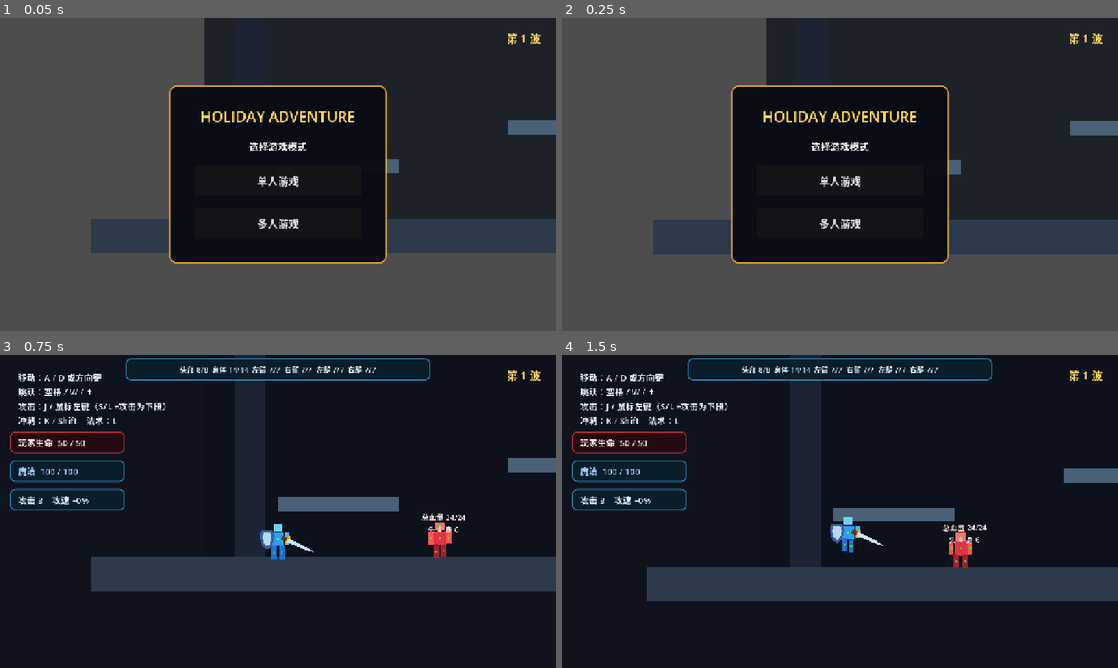
Above: before the commit, frames 1-4 (two rows, left to right).
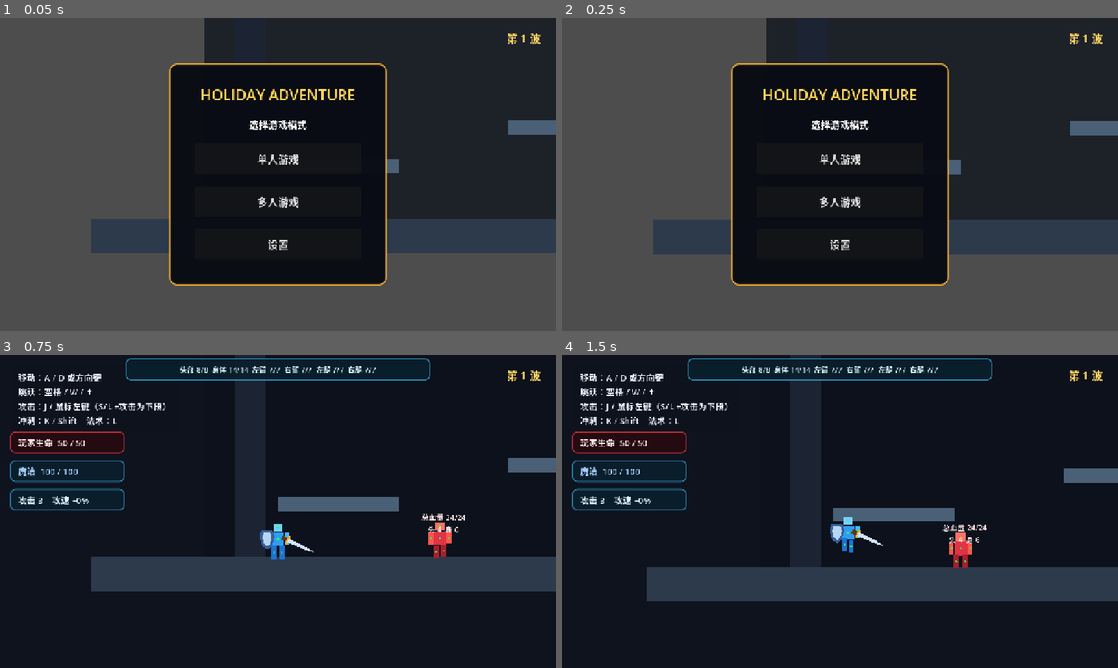
Above: after the commit, the same moments.

Repository: gaoyiyankami/holidaygame
Game: Godot game, scene res://scenes/main/main.tscn
The game is run twice, just before and just after one commit, with the same random seed, the same clock (stepped at 60 frames per second) and the same inputs.
Inputs:
- Up to frame 1 (0.05 s): no input
- Up to frame 2 (0.25 s): no input
- Up to frame 3 (0.75 s): click "单人游戏" at 0.5 s
- Up to frame 4 (1.5 s): hold D (move_right) from 1.28 s (still down); tap Space (jump) at 1.35 s

The runs differ from the first frame. In frame 1, 6.2% of the frame differs, in the area x 30-70%, y 14-86%; in frame 2, 6.2%; in frame 3, nothing differs; in frame 4, nothing differs.

Commit message:
Make regeneration clock reliable and add display settings

Diff:
--- a/scenes/main/main.tscn
+++ b/scenes/main/main.tscn
@@ -431,9 +431,9 @@
 
 [node name="StartMenu" type="PanelContainer" parent="UI"]
 offset_left = 390.0
-offset_top = 155.0
+offset_top = 105.0
 offset_right = 890.0
-offset_bottom = 565.0
+offset_bottom = 615.0
 theme_override_styles/panel = SubResource("StyleBox_upgrade")
 
 [node name="Margin" type="MarginContainer" parent="UI/StartMenu"]
@@ -465,6 +465,65 @@
 custom_minimum_size = Vector2(0, 70)
 text = "多人游戏"
 theme_override_font_sizes/font_size = 24
+
+[node name="SettingsButton" type="Button" parent="UI/StartMenu/Margin/VBox"]
+custom_minimum_size = Vector2(0, 70)
+text = "设置"
+theme_override_font_sizes/font_size = 24
+
+[node name="SettingsPanel" type="PanelContainer" parent="UI"]
+visible = false
+offset_left = 365.0
+offset_top = 120.0
+offset_right = 915.0
+offset_bottom = 600.0
+theme_override_styles/panel = SubResource("StyleBox_upgrade")
+
+[node name="Margin" type="MarginContainer" parent="UI/SettingsPanel"]
+theme_override_constants/margin_left = 45
+theme_override_constants/margin_top = 35
+theme_override_constants/margin_right = 45
+theme_override_constants/margin_bottom = 35
+
+[node name="VBox" type="VBoxContainer" parent="UI/SettingsPanel/Margin"]
+theme_override_constants/separation = 24
+
+[node name="Title" type="Label" parent="UI/SettingsPanel/Margin/VBox"]
+text = "显示设置"
+horizontal_alignment = 1
+theme_override_font_sizes/font_size = 32
+
+[node name="ResolutionRow" type="HBoxContainer" parent="UI/SettingsPanel/Margin/VBox"]
+
+[node name="Label" type="Label" parent="UI/SettingsPanel/Margin/VBox/ResolutionRow"]
+text = "分辨率"
+custom_minimum_size = Vector2(110, 50)
+
+[node name="ResolutionSelect" type="OptionButton" parent="UI/SettingsPanel/Margin/VBox/ResolutionRow"]
+size_flags_horizontal = 3
+custom_minimum_size = Vector2(0, 50)
+
+[node name="RefreshRow" type="HBoxContainer" parent="UI/SettingsPanel/Margin/VBox"]
+
+[node name="Label" type="Label" parent="UI/SettingsPanel/Margin/VBox/RefreshRow"]
+text = "刷新率"
+custom_minimum_size = Vector2(110, 50)
+
+[node name="RefreshSelect" type="OptionButton" parent="UI/SettingsPanel/Margin/VBox/RefreshRow"]
+size_flags_horizontal = 3
+custom_minimum_size = Vector2(0, 50)
+
+[node name="Status" type="Label" parent="UI/SettingsPanel/Margin/VBox"]
+text = "刷新率选项会设置游戏帧率上限"
+horizontal_alignment = 1
+
+[node name="ApplyButton" type="Button" parent="UI/SettingsPanel/Margin/VBox"]
+custom_minimum_size = Vector2(0, 60)
+text = "应用设置"
+
+[node name="BackButton" type="Button" parent="UI/SettingsPanel/Margin/VBox"]
+custom_minimum_size = Vector2(0, 55)
+text = "返回主菜单"
 
 [node name="StatusLabel" type="Label" parent="UI"]
 visible = false
--- a/scripts/main/main.gd
+++ b/scripts/main/main.gd
@@ -76,6 +76,12 @@
 @onready var _back_button: Button = $UI/NetworkPanel/VBox/BackButton
 @onready var _pvp_score_label: Label = $UI/PvPScoreLabel
 @onready var _map_select: OptionButton = $UI/NetworkPanel/VBox/MapRow/MapSelect
+@onready var _settings_button: Button = $UI/StartMenu/Margin/VBox/SettingsButton
+@onready var _settings_panel: PanelContainer = $UI/SettingsPanel
+@onready var _resolution_select: OptionButton = $UI/SettingsPanel/Margin/VBox/ResolutionRow/ResolutionSelect
+@onready var _refresh_select: OptionButton = $UI/SettingsPanel/Margin/VBox/RefreshRow/RefreshSelect
+@onready var _apply_settings_button: Button = $UI/SettingsPanel/Margin/VBox/ApplyButton
+@onready var _settings_back_button: Button = $UI/SettingsPanel/Margin/VBox/BackButton
 
 
 func _ready() -> void:
@@ -90,12 +96,22 @@
 	_health_button.pressed.connect(_choose_upgrade.bind(2))
 	_single_button.pressed.connect(_start_single_player)
 	_multi_button.pressed.connect(_show_multiplayer_menu)
+	_settings_button.pressed.connect(_show_settings_menu)
+	_apply_settings_button.pressed.connect(_apply_display_settings)
+	_settings_back_button.pressed.connect(_show_start_menu)
 	_back_button.pressed.connect(_show_start_menu)
 	_host_button.pressed.connect(_host_game)
 	_join_button.pressed.connect(_join_game)
 	_map_select.add_item("废弃大厅（小型）")
 	_map_select.add_item("大型 PvP 竞技场")
 	_map_select.selected = 1
+	_resolution_select.add_item("1920 × 1080（1080p）")
+	_resolution_select.add_item("2560 × 1440（2K）")
+	_refresh_select.add_item("60 Hz")
+	_refresh_select.add_item("120 Hz")
+	_refresh_select.add_item("240 Hz")
+	_resolution_select.selected = 0
+	_refresh_select.selected = 0
 	multiplayer.peer_connected.connect(_on_peer_connected)
 	multiplayer.peer_disconnected.connect(_on_peer_disconnected)
 	multiplayer.connected_to_server.connect(_on_connected_to_server)
@@ -109,6 +125,7 @@
 
 	_player.set_controls_enabled(false)
 	_network_panel.visible = false
+	_settings_panel.visible = false
 	_set_game_active(false)
 	_set_pvp_mode(false)
 	if _is_dedicated_server():
@@ -120,6 +137,7 @@
 	_set_pvp_mode(false)
 	_start_menu.visible = false
 	_network_panel.visible = false
+	_settings_panel.visible = false
 	_set_game_active(true)
 	if not is_instance_valid(_current_enemy):
 		_spawn_next_enemy()
@@ -127,14 +145,44 @@
 
 func _show_multiplayer_menu() -> void:
 	_start_menu.visible = false
+	_settings_panel.visible = false
 	_network_panel.visible = true
 	_set_game_active(false)
 
 
 func _show_start_menu() -> void:
 	_network_panel.visible = false
+	_settings_panel.visible = false
 	_start_menu.visible = true
 	_set_game_active(false)
+
+
+func _show_settings_menu() -> void:
+	_start_menu.visible = false
+	_network_panel.visible = false
+	_settings_panel.visible = true
+	_set_game_active(false)
+
+
+func _apply_display_settings() -> void:
+	var resolutions := [Vector2i(1920, 1080), Vector2i(2560, 1440)]
+	var refresh_limits := [60, 120, 240]
+	var resolution: Vector2i = resolutions[clampi(_resolution_select.selected, 0, 1)]
+	var fps_limit: int = refresh_limits[clampi(_refresh_select.selected, 0, 2)]
+	DisplayServer.window_set_mode(DisplayServer.WINDOW_MODE_WINDOWED)
+	DisplayServer.window_set_size(resolution)
+	var screen := DisplayServer.window_get_current_screen()
+	var screen_size := DisplayServer.screen_get_size(screen)
+	var window_position := (screen_size - resolution) / 2
+	DisplayServer.window_set_position(Vector2i(
+		maxi(window_position.x, 0),
+		maxi(window_position.y, 0)
+	))
+	Engine.max_fps = fps_limit
+	$UI/SettingsPanel/Margin/VBox/Status.text = "已应用：%s，%d Hz 帧率上限" % [
+		"2K" if resolution.x == 2560 else "1080p",
+		fps_limit,
+	]
 
 
 func _set_game_active(active: bool) -> void:
--- a/scripts/player/player.gd
+++ b/scripts/player/player.gd
@@ -66,7 +66,7 @@
 var _health: int
 var _mana: int
 var _mana_regen_buffer: float = 0.0
-var _health_regen_timer: float = 0.0
+var _next_health_regen_msec: int = 0
 var _rapid_regeneration: bool = false
 var _coyote_timer: float = 0.0
 var _jump_buffer_timer: float = 0.0
@@ -145,7 +145,7 @@
 		return
 
 	_regenerate_mana(delta)
-	_update_health_regeneration(delta)
+	_update_health_regeneration()
 	_update_timers(delta)
 	_update_block()
 	if _dash_timer > 0.0:
@@ -488,7 +488,7 @@
 	mana_regen_per_second = 7.0
 	health_regen_interval = 6.0
 	_rapid_regeneration = false
-	_health_regen_timer = 0.0
+	_next_health_regen_msec = 0
 	dash_cooldown = 0.65
 	_attack_area.scale.x = 1.0
 	_can_block = true
@@ -888,16 +888,20 @@
 	return _health
 
 
-func _update_health_regeneration(delta: float) -> void:
+func _update_health_regeneration() -> void:
 	if _is_dead:
+		_next_health_regen_msec = 0
 		return
 	if _health >= max_health:
-		_health_regen_timer = 0.0
-		return
-	_health_regen_timer += delta
-	if _health_regen_timer < health_regen_interval:
-		return
-	_health_regen_timer -= health_regen_interval
+		_next_health_regen_msec = 0
+		return
+	var now := Time.get_ticks_msec()
+	if _next_health_regen_msec <= 0:
+		_next_health_regen_msec = now + roundi(health_regen_interval * 1000.0)
+		return
+	if now < _next_health_regen_msec:
+		return
+	_next_health_regen_msec = now + roundi(health_regen_interval * 1000.0)
 	if multiplayer.has_multiplayer_peer():
 		var main := get_tree().current_scene
 		if is_instance_valid(main) and main.has_method("request_player_regeneration"):
@@ -921,6 +925,10 @@
 
 func get_health_regen_interval() -> float:
 	return health_regen_interval
+
+
+func get_next_health_regen_msec() -> int:
+	return _next_health_regen_msec
 
 
 func has_rapid_regeneration() -> bool:
@@ -1074,7 +1082,8 @@
 			if not _rapid_regeneration:
 				_rapid_regeneration = true
 				health_regen_interval = 3.0
-				_health_regen_timer = 0.0
+				_next_health_regen_msec = Time.get_ticks_msec() \
+					+ roundi(health_regen_interval * 1000.0)
 	stats_changed.emit(attack_damage, get_attack_speed_bonus())
 
 
--- a/tests/body_parts_test.gd
+++ b/tests/body_parts_test.gd
@@ -179,7 +179,7 @@
 	player.call("heal_next_body_part")
 	var normal_heal_order := block_torso.health == torso_regen_before + 1
 	player.set("health_regen_interval", 0.05)
-	player.set("_health_regen_timer", 0.0)
+	player.set("_next_health_regen_msec", 0)
 	var timed_regen_before := block_torso.health
 	block_torso.health = maxi(block_torso.health - 1, 0)
 	player.call("_refresh_body_health")
--- a/tests/network_host_test.gd
+++ b/tests/network_host_test.gd
@@ -11,6 +11,15 @@
 		and not main.get_node("HallMap").visible \
 		and not main.get_node("PvPMap").visible \
 		and main.get_node_or_null("TrainingDummy") == null
+	main.call("_show_settings_menu")
+	var settings_page_ready: bool = main.get_node("UI/SettingsPanel").visible \
+		and not main.get_node("UI/StartMenu").visible \
+		and main.get_node("UI/SettingsPanel/Margin/VBox/ResolutionRow/ResolutionSelect").item_count == 2 \
+		and main.get_node("UI/SettingsPanel/Margin/VBox/RefreshRow/RefreshSelect").item_count == 3
+	main.get_node("UI/SettingsPanel/Margin/VBox/RefreshRow/RefreshSelect").selected = 1
+	main.call("_apply_display_settings")
+	var refresh_setting_applied := Engine.max_fps == 120
+	main.call("_show_start_menu")
 	main.call("_show_multiplayer_menu")
 	var separate_network_page: bool = not main.get_node("UI/StartMenu").visible \
 		and main.get_node("UI/NetworkPanel").visible \
@@ -150,9 +159,10 @@
 	var eight_kills_wins := main.is_pvp_round_ending() \
 		and host_player.get_node("KingLabel").visible
 	var world_visible_after_start: bool = main.get_node("Player_1").visible
-	print("Network host test: menu=%s clean_menu=%s port=%s hidden=%s page=%s peer=%s player …(206 unchanged characters)…
+	print("Network host test: menu=%s clean_menu=%s settings=%s port=%s hidden=%s page=%s peer=%s player …(206 unchanged characters)…
 		menu_visible,
 		no_world_on_menu,
+		settings_page_ready and refresh_setting_applied,
 		port_available,
 		world_hidden_before_start,
 		separate_network_page,
@@ -182,6 +192,7 @@
 	])
 	multiplayer.multiplayer_peer = null
 	get_tree().quit(0 if menu_visible and no_world_on_menu \
+		and settings_page_ready and refresh_setting_applied \
 		and port_available and world_hidden_before_start \
 		and separate_network_page and peer_ready and player_ready and pvp_map_ready \
 		and map_selector_ready and arena_is_large and hall_hidden_in_arena \
Not shown, changed: README.md
